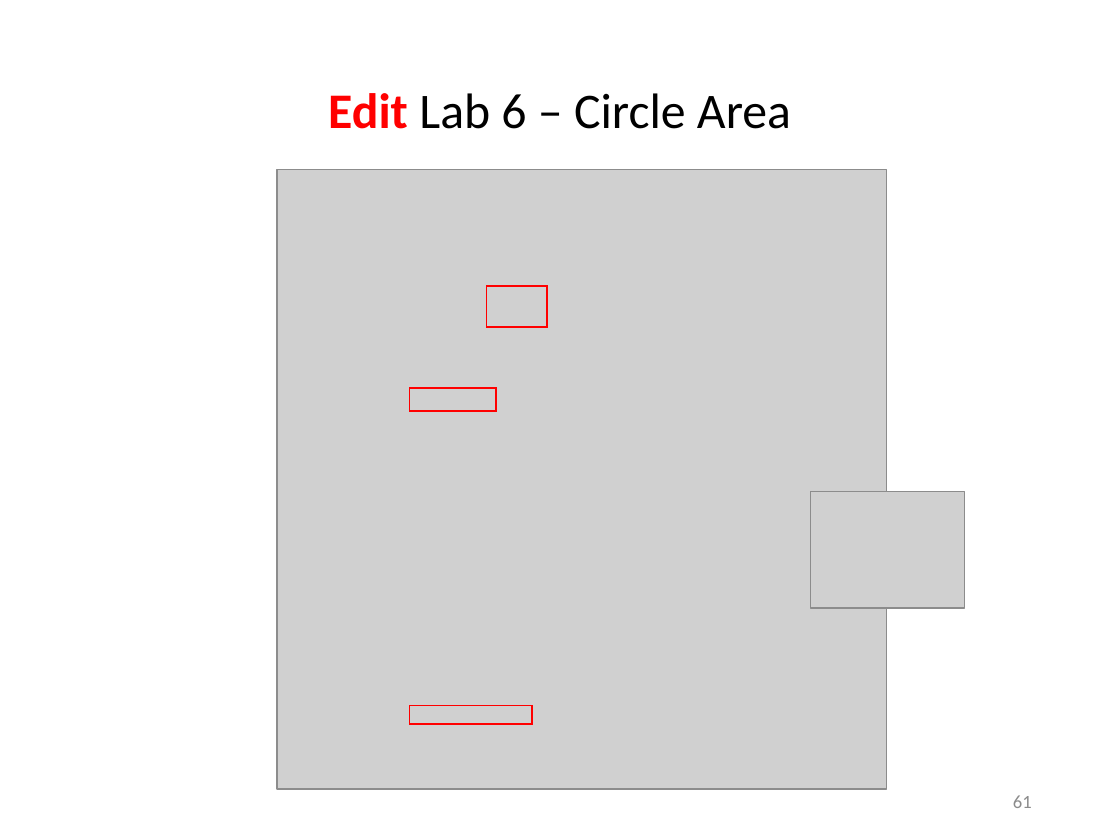
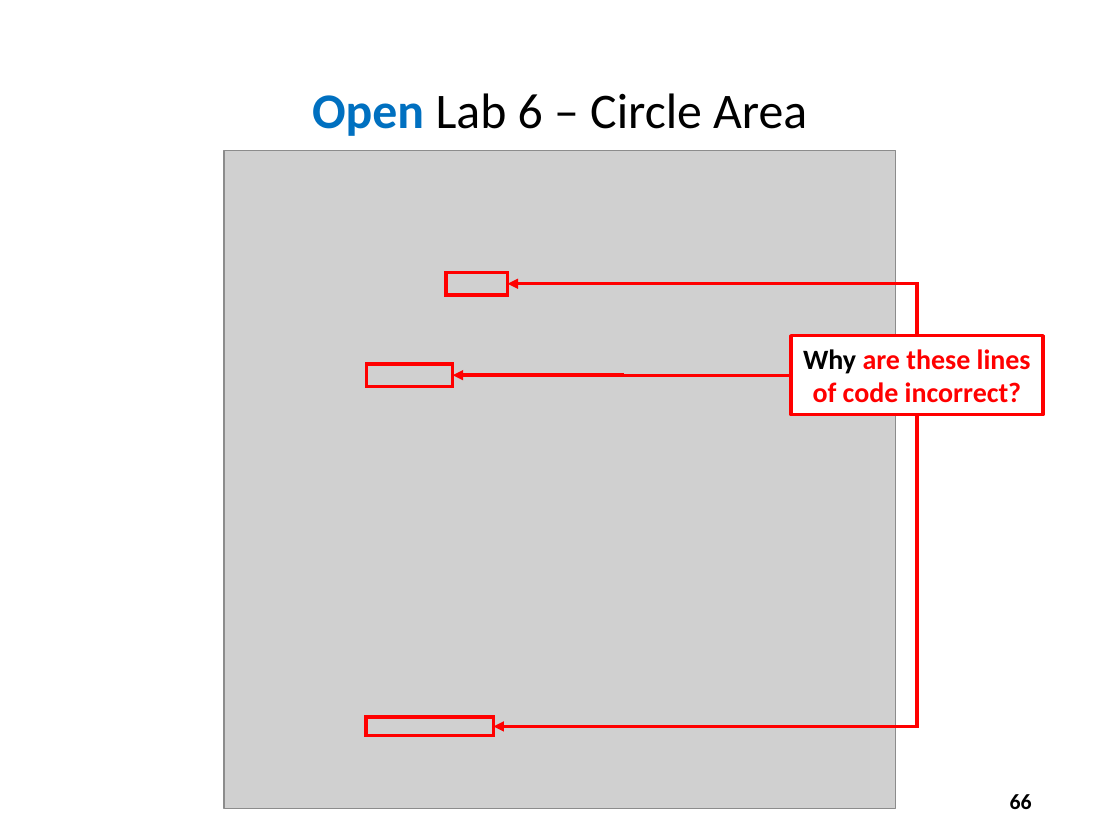
Before and after one commit to dbiersach/scicomp301-cpp-linux, a slide deck: slide 66 of session03/Session 03 - Loops, Conditionals, Modulus.pptx (slide 61 before the commit). Drawn at 1120x840 pixels with LibreOffice and Linux fonts; fonts in the diff are those of the drawing; grey boxes stand for pictures. Boxes give left, top, right and bottom in pixels: in the first picture for what was removed or moved away, otherwise in the second. Text is boxed around its words. In the diff, an @@ line names an element or a change of style, - is before the commit and + after.

```diff
--- a/session03/Session 03 - Loops, Conditionals, Modulus.pptx
+++ b/session03/Session 03 - Loops, Conditionals, Modulus.pptx
@@ title at bbox=[312, 93, 807, 136]: text changed @@
-Edit Lab 6 – Circle Area
+Open Lab 6 – Circle Area
@@ picture: place and size @@
-picture at bbox=[277, 169, 886, 788]
+picture at bbox=[224, 150, 896, 808]
@@ outline #FF0000 1 pt to #FF0000 2.25 pt in 3 elements at bbox=[366, 717, 494, 736], bbox=[366, 364, 452, 386], bbox=[446, 272, 507, 295] @@
@@ rectangle: place and size @@
-rectangle at bbox=[486, 286, 547, 326]
+rectangle at bbox=[446, 272, 507, 295]
@@ elbow arrow added from (917, 336) to (507, 283), #FF0000 2.25 pt @@
@@ rectangle added at bbox=[791, 336, 1043, 416], fill #FFFFFF, outline #FF0000 2.25 pt, 18 pt, text #FF0000, bold @@
+Why are these lines of code incorrect?
@@ rectangle: place and size @@
-rectangle at bbox=[410, 388, 496, 410]
+rectangle at bbox=[366, 364, 452, 386]
@@ elbow arrow added from (791, 375) to (452, 375), #FF0000 2.25 pt @@
@@ elbow arrow added from (917, 414) to (494, 727), #FF0000 2.25 pt @@
@@ picture removed at bbox=[810, 492, 964, 608] @@
@@ rectangle: place and size @@
-rectangle at bbox=[410, 706, 532, 725]
+rectangle at bbox=[366, 717, 494, 736]
@@ page number at bbox=[1010, 794, 1032, 809]: text changed; size 12 to 14 pt; text colour #8C8C8C to #000000; bold on @@
-61
+66
```
Also in this commit, not shown: 36 other slides changed, 7 slides added, 1 other file.
